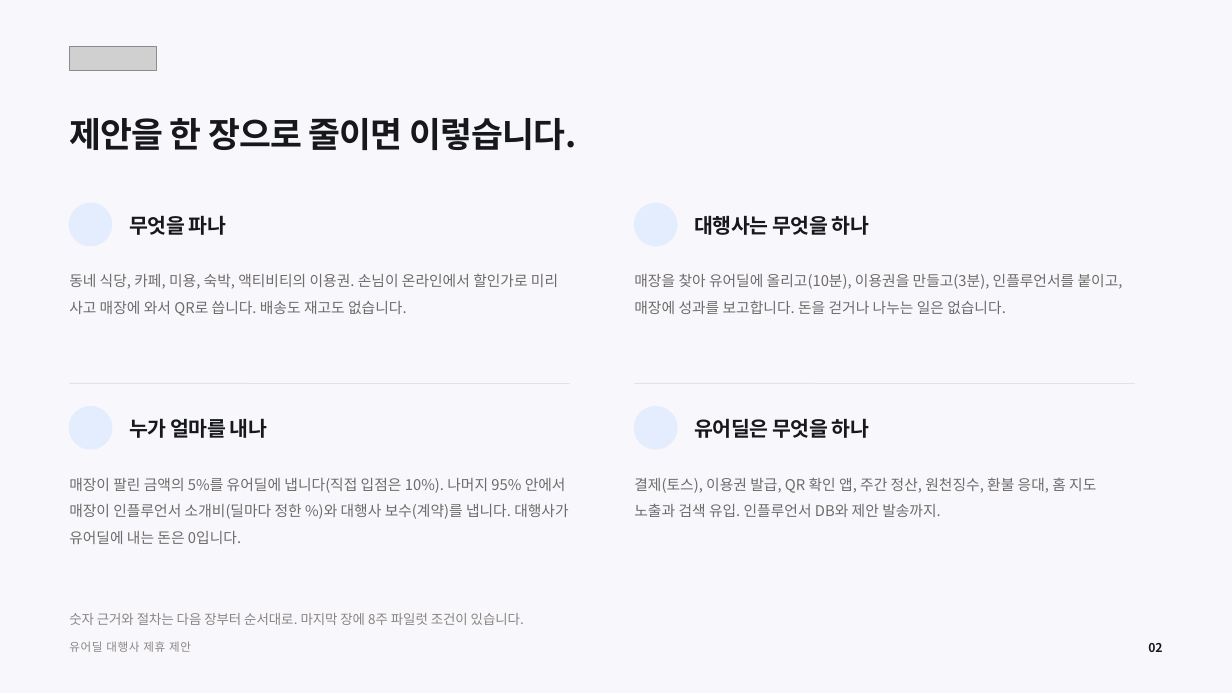
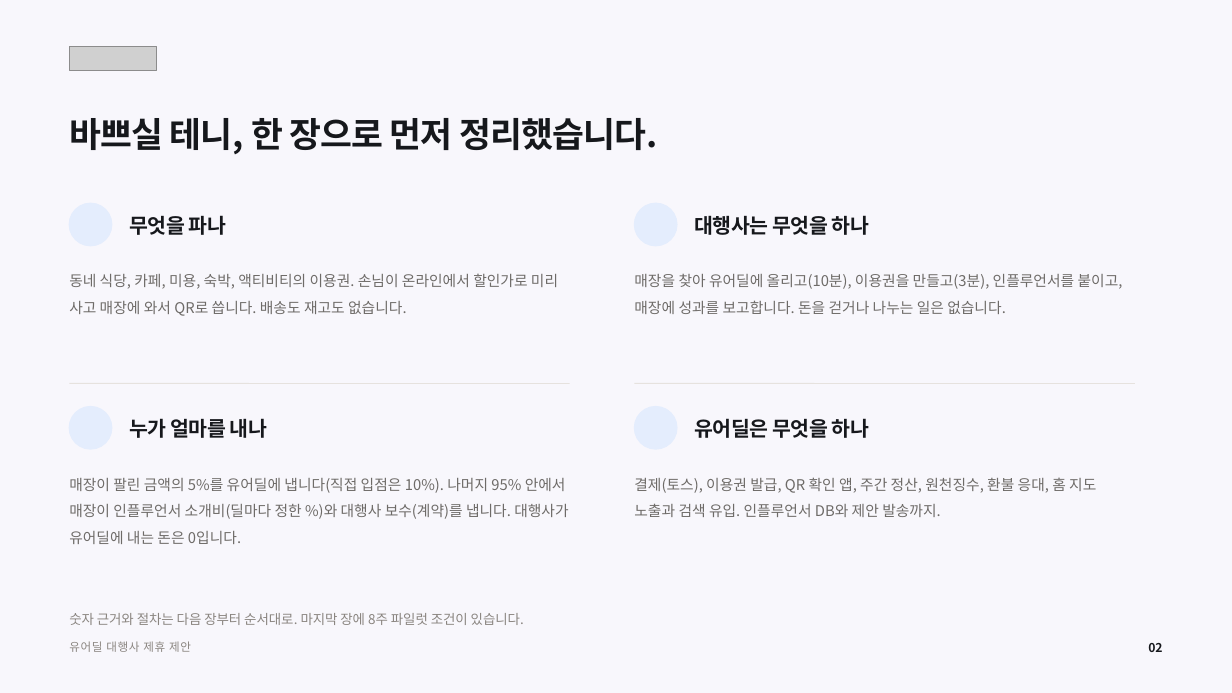
Before and after one commit to tobe2111/ur-live, a slide deck: slide 2 of docs/business/proposals/urdeal-agency-proposal.pptx. Drawn at 1232x693 pixels with LibreOffice and Linux fonts; fonts in the diff are those of the drawing; grey boxes stand for pictures; background and template pictures are left out. Boxes give left, top, right and bottom in pixels: in the first picture for what was removed or moved away, otherwise in the second. Text is boxed around its words. In the diff, an @@ line names an element or a change of style, - is before the commit and + after.

```diff
--- a/docs/business/proposals/urdeal-agency-proposal.pptx
+++ b/docs/business/proposals/urdeal-agency-proposal.pptx
@@ text at (69,118,658,154): text changed @@
-제안을 한 장으로 줄이면 이렇습니다.
+바쁘실 테니, 한 장으로 먼저 정리했습니다.
```
Also in this commit, not shown: 15 other slides changed, 10 other files.
